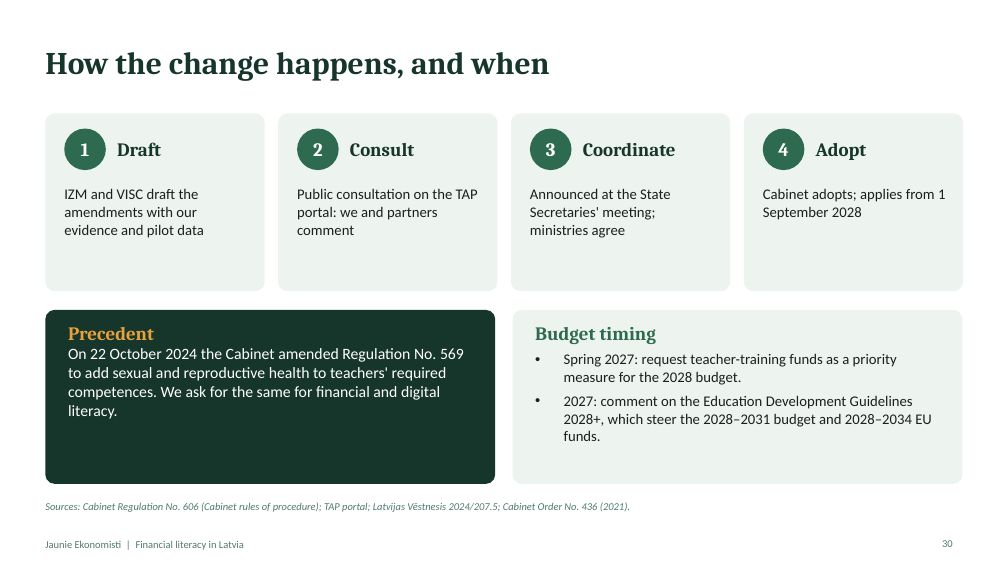
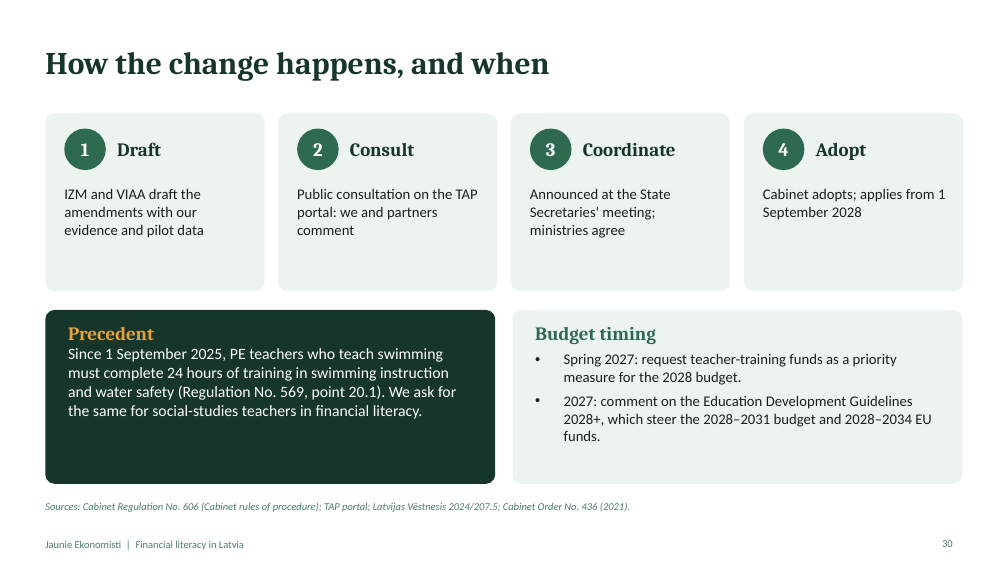
Before and after one commit to ArtisLV890/Elective-Impact-Making-for-the-Competitiveness-and-Data-Driven-Decisions-2026-2027, a slide deck: slide 30 of financial-literacy/presentation/Financial literacy in Latvia - presentation.pptx. Drawn at 1008x567 pixels with LibreOffice and Linux fonts; fonts in the diff are those of the drawing. Boxes give left, top, right and bottom in pixels: in the first picture for what was removed or moved away, otherwise in the second. Text is boxed around its words. In the diff, an @@ line names an element or a change of style, - is before the commit and + after.

```diff
--- a/financial-literacy/presentation/Financial literacy in Latvia - presentation.pptx
+++ b/financial-literacy/presentation/Financial literacy in Latvia - presentation.pptx
@@ text at box(64, 188, 203, 238): text changed @@
-IZM and VISC draft the amendments with our evidence and pilot data
+IZM and VIAA draft the amendments with our evidence and pilot data
@@ text at box(68, 348, 456, 419): text changed @@
-On 22 October 2024 the Cabinet amended Regulation No. 569 to add sexual and reproductive health to teachers' required competences. We ask for the same for financial and digital literacy.
+Since 1 September 2025, PE teachers who teach swimming must complete 24 hours of training in swimming instruction and water safety (Regulation No. 569, point 20.1). We ask for the same for social-studies teachers in financial literacy.
```
Also in this commit, not shown: 7 other slides changed, 1 slide added, 1 slide removed, 15 other files.
